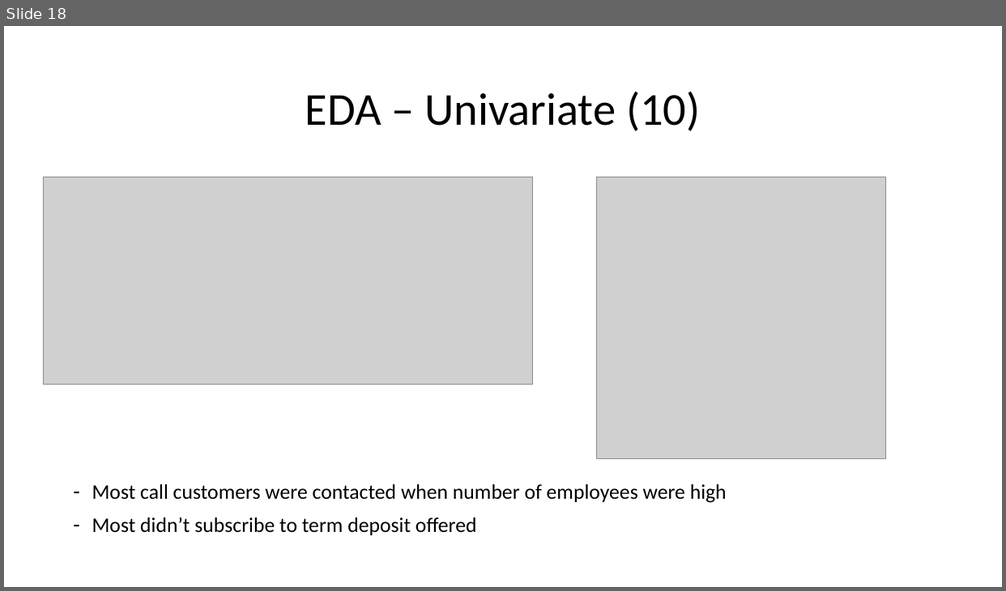
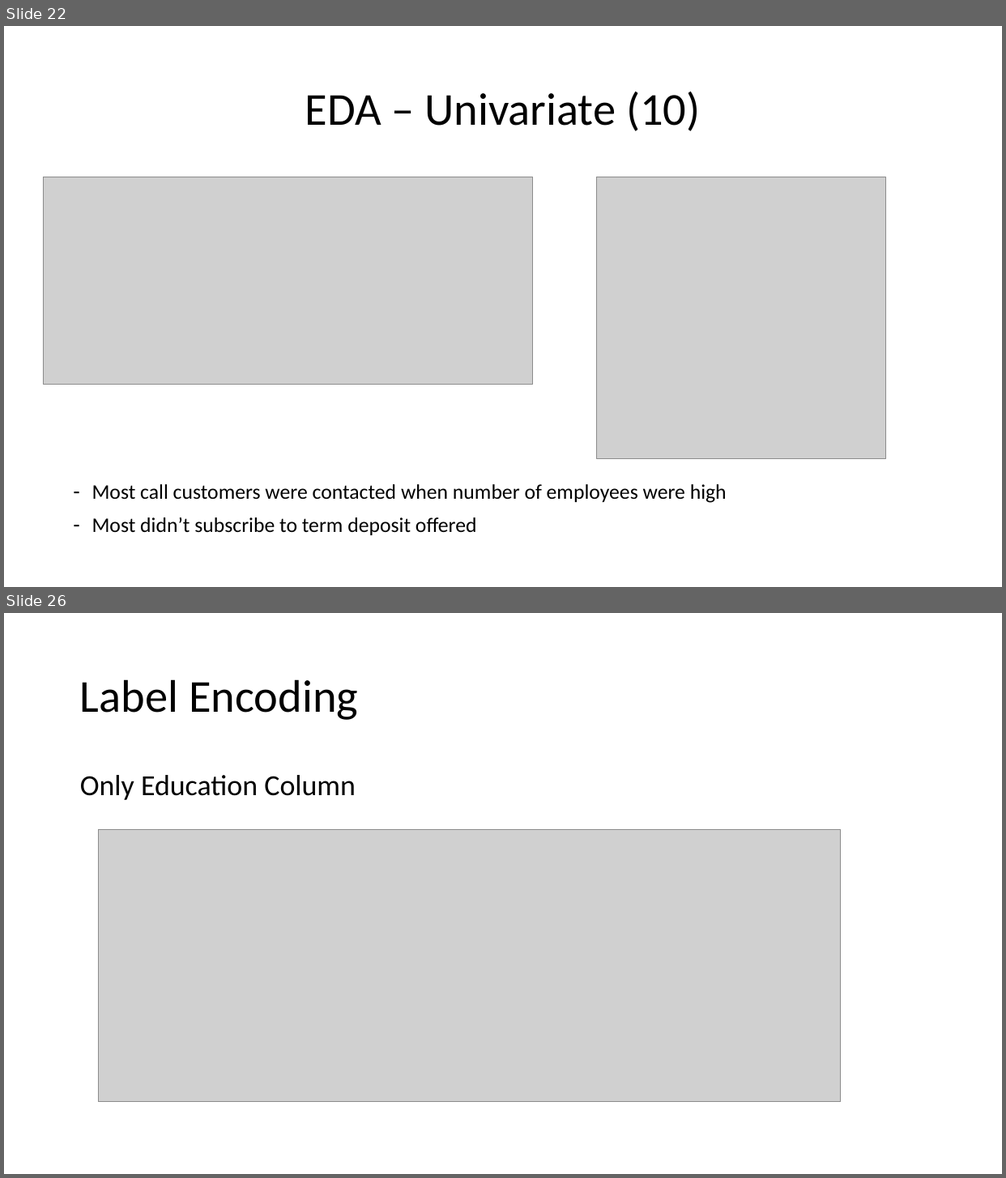
Before and after one commit to abdullahayas123/Tes-Model-Marketing-Scipy, a slide deck: Presentation.pptx. Shown one above the other, each under a label of ours: slide 18 before the commit, slides 22 and 26 after it; the slides between them are not shown. The pictures are 1006x591 and 1006x1178 pixels, drawn with LibreOffice and Linux fonts; fonts in the diff are those of the drawing; grey boxes stand for pictures. Boxes give left, top, right and bottom in pixels: in the first picture for what was removed or moved away, otherwise in the second. Text is boxed around its words. In the diff, an @@ line names an element or a change of style, - is before the commit and + after.

```diff
--- a/Presentation.pptx
+++ b/Presentation.pptx
@@ slide 26 added at (x1=4, y1=613, x2=1002, y2=1174), background #FFFFFF @@
@@ title added at (x1=80, y1=679, x2=358, y2=720), 44 pt, text #000000 @@
+Label Encoding
@@ text added at (x1=80, y1=775, x2=356, y2=800), 28 pt, text #000000 @@
+Only Education Column
@@ picture added at (x1=98, y1=830, x2=841, y2=1102) @@
@@ what was slide 18 is now slide 22 @@
```
Also in this commit, not shown: 2 slides changed, 24 other slides added, 2 slides removed.
